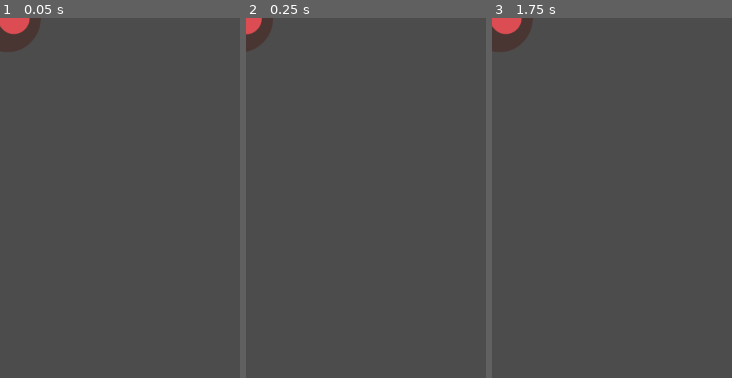
Above: before the commit, frames 1-3 (left to right).
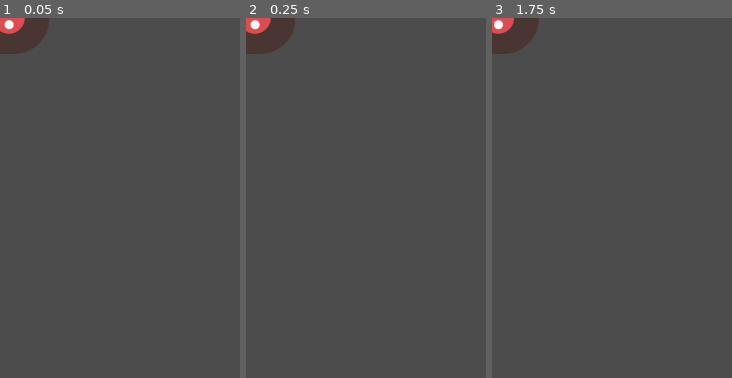
Above: after the commit, the same moments.

Repository: abelHV/Dodge_the_Creeps_AbelHernandez
Game: Godot game, scene res://Mob.tscn
Two runs of this game, one before a commit and one after it. Both use one fixed random seed, a clock stepped at 60 frames per second and the inputs below. The project has no main scene, so this scene is started directly.
Inputs:
- Up to frame 1 (0.05 s): no input
- Up to frame 2 (0.25 s): no input
- Up to frame 3 (1.75 s): hold Right (move_right) 0.53-1.28 s; tap Enter at 1.25 s; hold Down (move_down) from 1.28 s (still down)
The pictures show only the part of the screen within x 0-50%, y 0-50%; the shares and areas given below are measured in that part.

The runs differ from the first frame. In frame 1, 0.6% of the frame differs, in the area x 0-21%, y 0-10%; in frame 2, 1.2%; in frame 3, 0.5%.

Commit message:
escena mob acabada

Diff:
--- /dev/null
+++ b/Mob.gd
@@ -0,0 +1,9 @@
+extends RigidBody2D
+
+func _ready():
+	$AnimatedSprite.playing = true
+	var mob_types = $AnimatedSprite.frames.get_animation_names()
+	$AnimatedSprite.animation = mob_types[randi() % mob_types.size()]
+
+func _on_VisibilityNotifier2D_screen_exited():
+	queue_free()
--- a/Mob.tscn
+++ b/Mob.tscn
@@ -6,6 +6,7 @@
 [ext_resource path="res://art/enemySwimming_1.png" type="Texture" id=4]
 [ext_resource path="res://art/enemyFlyingAlt_2.png" type="Texture" id=5]
 [ext_resource path="res://art/enemyWalking_2.png" type="Texture" id=6]
+[ext_resource path="res://Mob.gd" type="Script" id=7]
 
 [sub_resource type="SpriteFrames" id=1]
 animations = [ {
@@ -32,6 +33,7 @@
 [node name="Mob" type="RigidBody2D"]
 collision_mask = 0
 gravity_scale = 0.0
+script = ExtResource( 7 )
 __meta__ = {
 "_edit_group_": true
 }
Not shown: 1 places in Mob.tscn that only renumber resources
